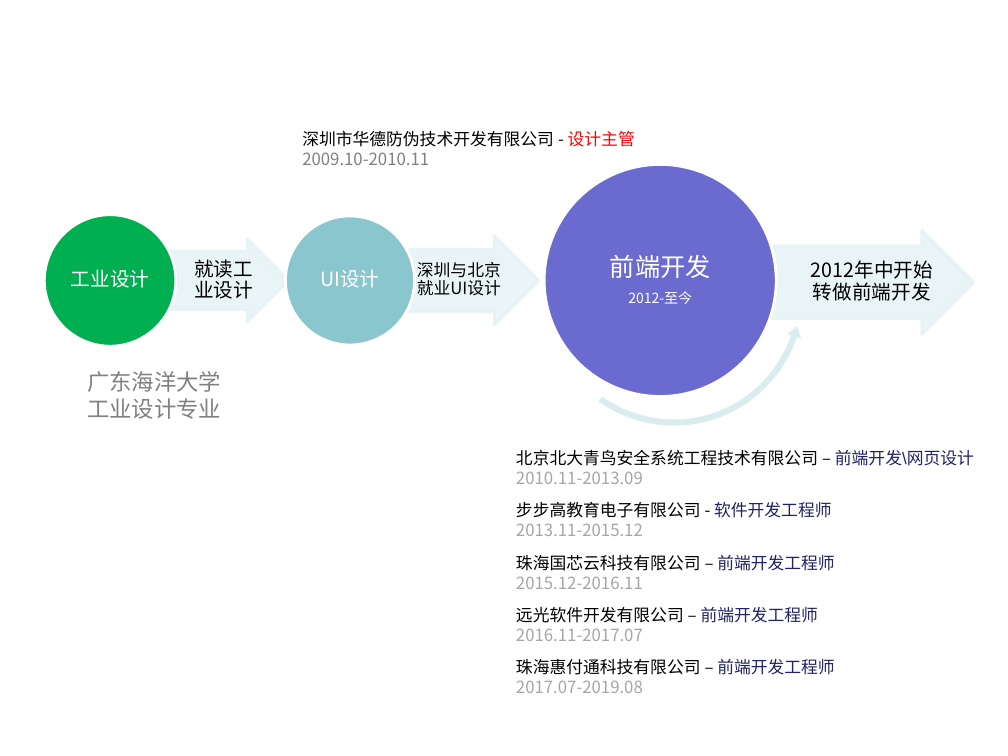
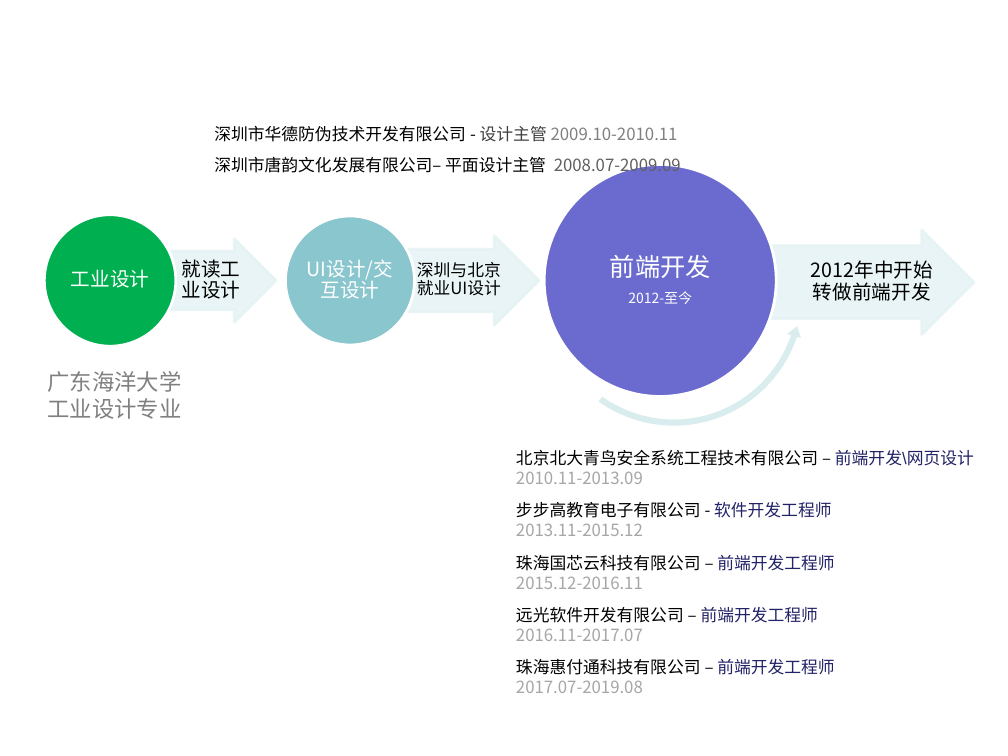
Before and after one commit to zhengyuliang/Blog-Back-Up, a slide deck: slide 4 of ppt/转正答辩汇报_郑宇亮.pptx (slide 5 before the commit). Drawn at 1008x756 pixels with LibreOffice and Linux fonts; fonts in the diff are those of the drawing; background and template pictures are left out. Boxes give left, top, right and bottom in pixels: in the first picture for what was removed or moved away, otherwise in the second. Text is boxed around its words. In the diff, an @@ line names an element or a change of style, - is before the commit and + after.

```diff
--- a/ppt/转正答辩汇报_郑宇亮.pptx
+++ b/ppt/转正答辩汇报_郑宇亮.pptx
@@ text at [214,126,681,176]: text changed @@
-深圳市华德防伪技术开发有限公司 - 设计主管
-2009.10-2010.11
+深圳市华德防伪技术开发有限公司 - 设计主管 2009.10-2010.11
+深圳市唐韵文化发展有限公司– 平面设计主管 2008.07-2009.09
@@ right arrow: place and size @@
-right arrow at [152,239,289,322]
+right arrow at [139,239,276,322]
@@ text "就读工业设计": place and size @@
-text "就读工业设计" at [194,259,253,299]
+text "就读工业设计" at [181,259,240,299]
@@ text at [307,259,394,299]: text changed @@
-UI设计
+UI设计/交互设计
@@ text "广东海洋大学": place and size @@
-text "广东海洋大学" at [87,371,221,419]
+text "广东海洋大学" at [48,371,182,419]
```
Also in this commit, not shown: 18 other slides changed, 3 slides added, 14 slides removed.
